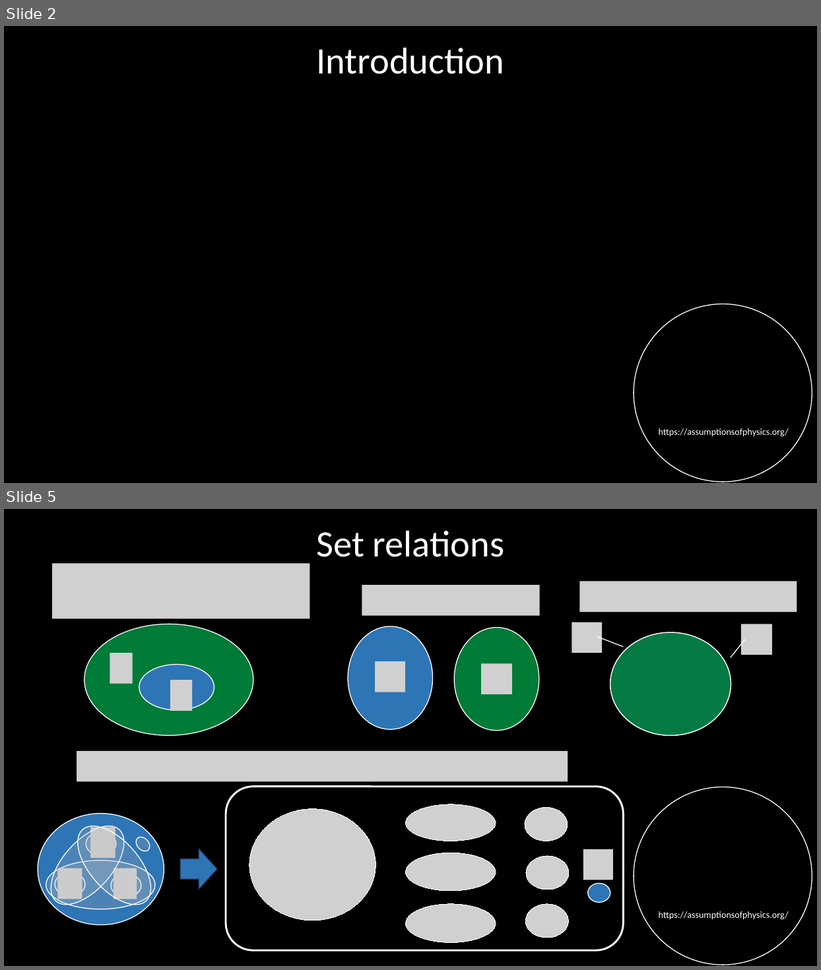
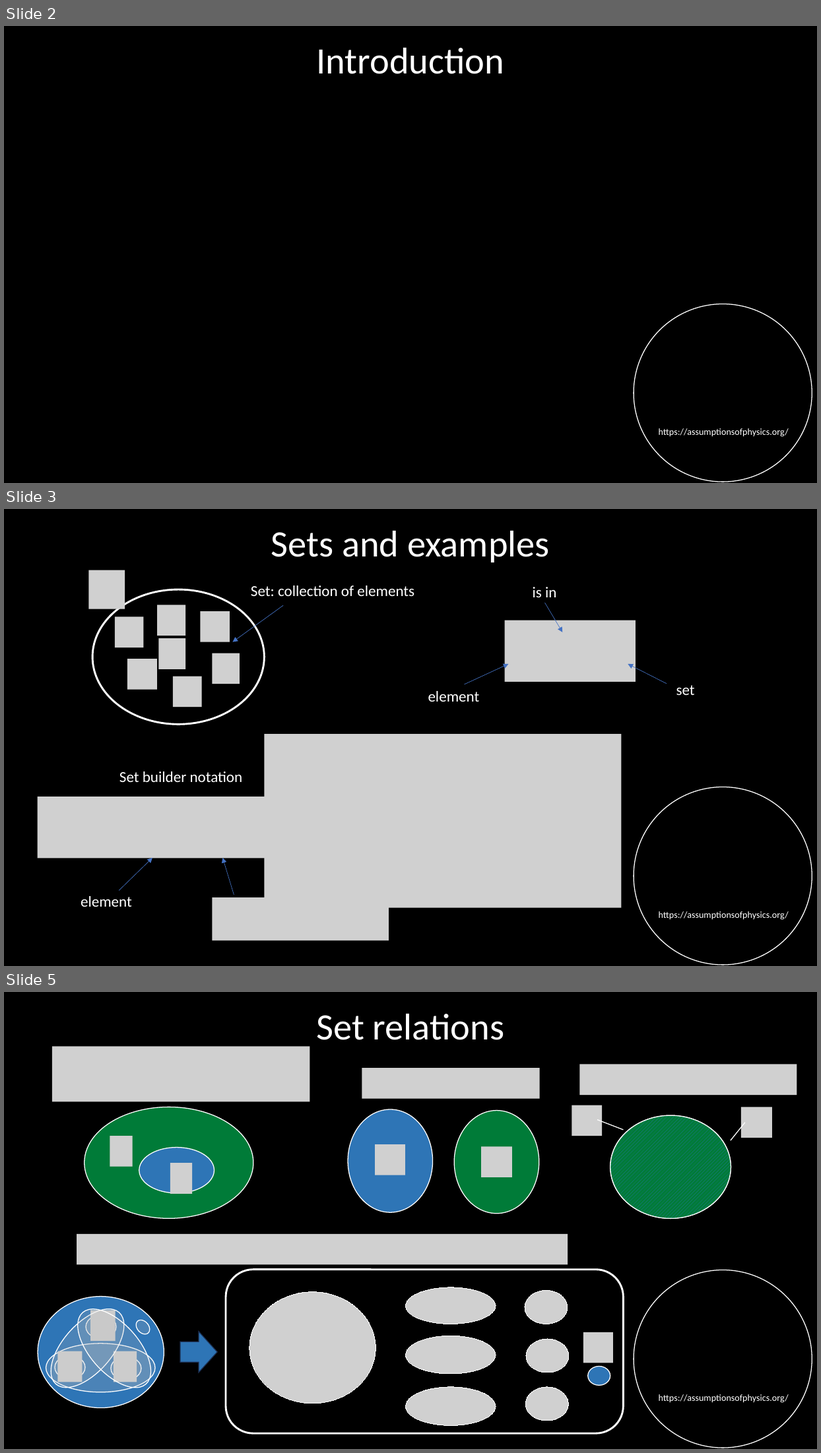
Before and after one commit to assumptionsofphysics/slides, a slide deck: Set Theory 112623.pptx. Shown one above the other, each under a label of ours: slides 2 and 5 before the commit, slides 2, 3 and 5 after it; the slides between them are not shown. The pictures are 821x970 and 821x1453 pixels, drawn with LibreOffice and Linux fonts; fonts in the diff are those of the drawing; grey boxes stand for pictures; background and template pictures are left out. Boxes give left, top, right and bottom in pixels: in the first picture for what was removed or moved away, otherwise in the second. Text is boxed around its words. In the diff, an @@ line names an element or a change of style, - is before the commit and + after.

```diff
--- a/Set Theory 112623.pptx
+++ b/Set Theory 112623.pptx
@@ slide 3 added at (4, 509, 817, 966), background #000000; not listed: 2 template elements that a slide beside it also shows @@
@@ title added at (271, 530, 550, 562), 44 pt, text #FFFFFF @@
+Sets and examples
@@ picture added at (88, 570, 125, 609) @@
@@ text added at (251, 586, 415, 596), 18 pt, text #FFFFFF @@
+Set: collection of elements
@@ text added at (533, 587, 556, 597), 18 pt, text #FFFFFF @@
+is in
@@ arrow added from (283, 605) to (233, 642), #4472C4 0.5 pt @@
@@ arrow added from (545, 603) to (563, 632), #4472C4 0.5 pt @@
@@ picture added at (505, 621, 636, 682) @@
@@ group added at (92, 590, 265, 724): 7 pictures, 1 ellipse @@
@@ arrow added from (465, 685) to (508, 664), #4472C4 0.5 pt @@
@@ arrow added from (667, 684) to (628, 664), #4472C4 0.5 pt @@
@@ text added at (677, 685, 695, 695), 18 pt, text #FFFFFF @@
+set
@@ text added at (428, 691, 480, 702), 18 pt, text #FFFFFF @@
+element
@@ picture added at (265, 734, 622, 908) @@
@@ text added at (120, 772, 243, 782), 18 pt, text #FFFFFF @@
+Set builder notation
@@ picture added at (38, 797, 327, 859) @@
@@ arrow added from (119, 891) to (152, 858), #4472C4 0.5 pt @@
@@ arrow added from (234, 895) to (223, 858), #4472C4 0.5 pt @@
@@ text added at (81, 896, 132, 907), 18 pt, text #FFFFFF @@
+element
@@ picture added at (212, 898, 389, 941) @@
```
Also in this commit, not shown: 3 slides changed, 1 slide removed.
